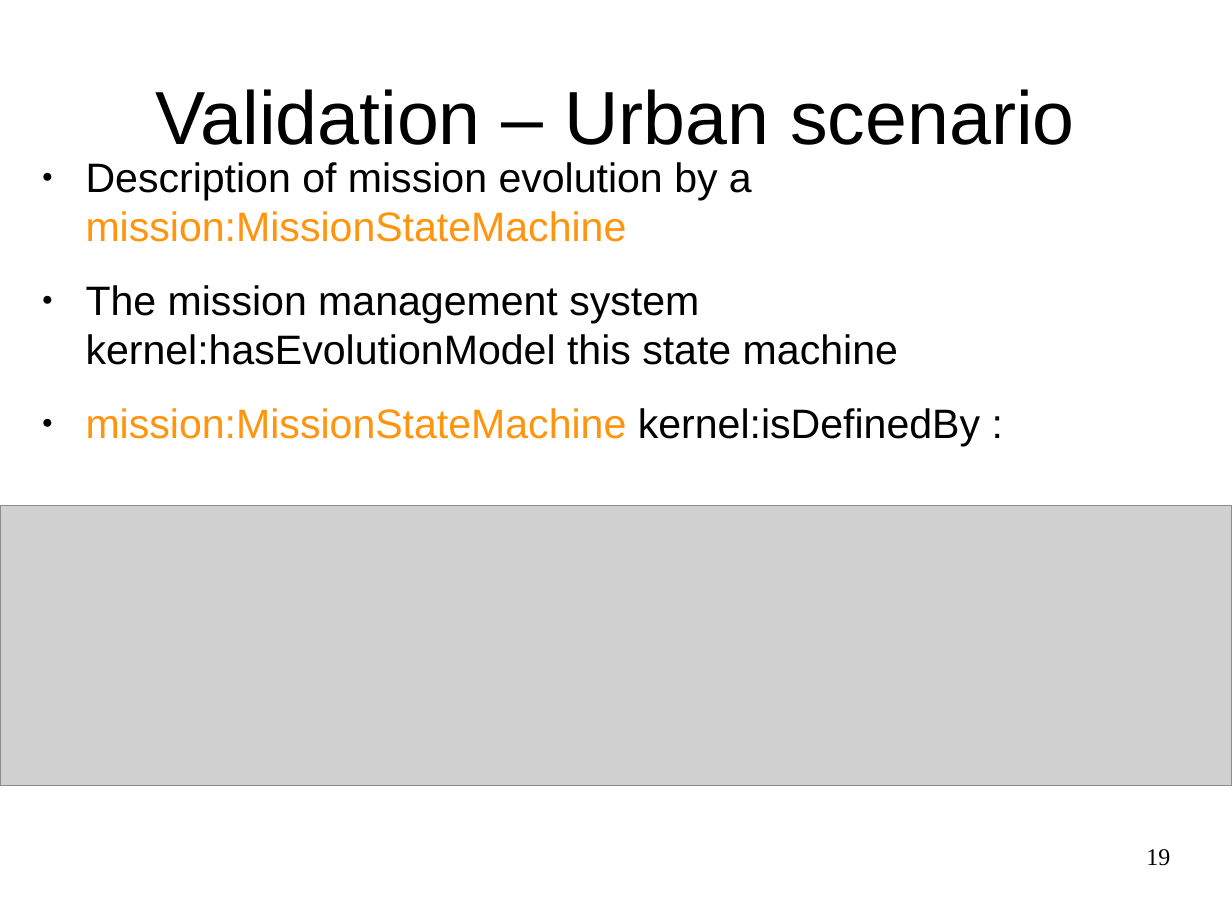
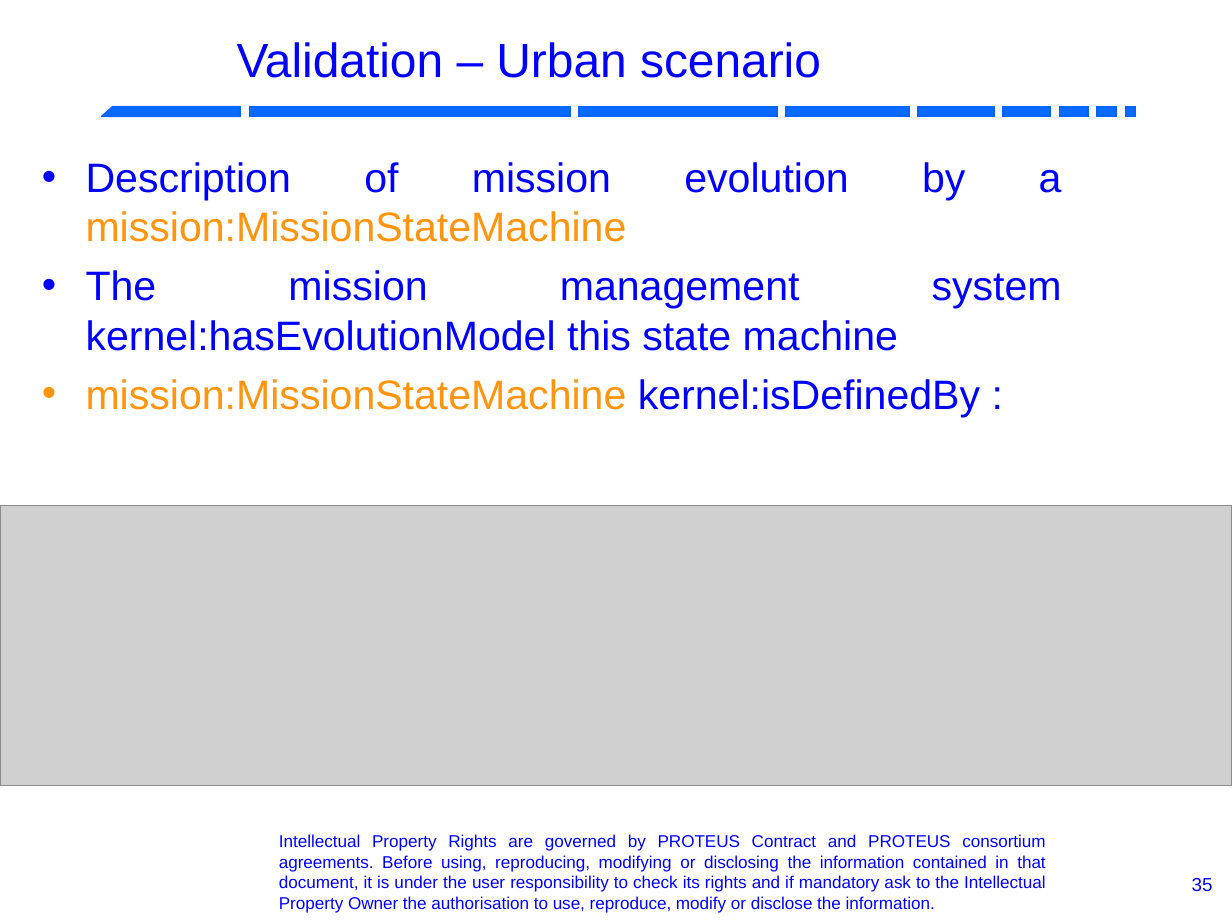
Before and after one commit to RobotML/RobotML, a slide deck: slide 35 of Ontologies/ORA/Meetings/20131103-IROS-Tokyo/R4.1.6-P5.9-ARoboticOntology.odp (slide 19 before the commit). Drawn at 1232x924 pixels with LibreOffice and Linux fonts; fonts in the diff are those of the drawing; grey boxes stand for pictures; background and template pictures are left out. Boxes give left, top, right and bottom in pixels: in the first picture for what was removed or moved away, otherwise in the second. Text is boxed around its words. In the diff, an @@ line names an element or a change of style, - is before the commit and + after.

```diff
--- a/Ontologies/ORA/Meetings/20131103-IROS-Tokyo/R4.1.6-P5.9-ARoboticOntology.odp
+++ b/Ontologies/ORA/Meetings/20131103-IROS-Tokyo/R4.1.6-P5.9-ARoboticOntology.odp
@@ title "Validation – Urban scenario": place and size @@
-title "Validation – Urban scenario" at <box>156,89,1074,145</box>
+title "Validation – Urban scenario" at <box>237,42,821,78</box>
@@ title "Validation – Urban scenario" at <box>237,42,821,78</box>: size 44 to 28 pt, text colour #000000 to #0000FF @@
@@ group added at <box>102,107,1136,117</box>: 8 rectangles, 1 freeform shape @@
@@ text "Description of mission evolution by ..." at <box>86,162,1062,417</box>: text colour #000000 to #0000FF in "Description of mission evolution by a", "The mission management system kernel:hasEvolutionModel this  ...", "kernel:isDefinedBy :"; alignment left to justified; bullet ● to •; less space between paragraphs @@
@@ text added at <box>279,834,1046,913</box>, 10 pt, text #0000FF @@
+Intellectual Property Rights are governed by PROTEUS Contract and PROTEUS consortium agreements. Before using, reproducing, modifying or disclosing the information contained in that document, it is under the user responsibility to check its rights and if mandatory ask to the Intellectual Property Owner the authorisation to use, reproduce, modify or disclose the information.
@@ page number removed at <box>1146,849,1170,866</box> @@
-19
@@ page number added at <box>1192,878,1213,891</box>, 11 pt, text #0000FF @@
+35
```
Also in this commit, not shown: 18 other slides changed, 16 slides added, 5 slides removed.
